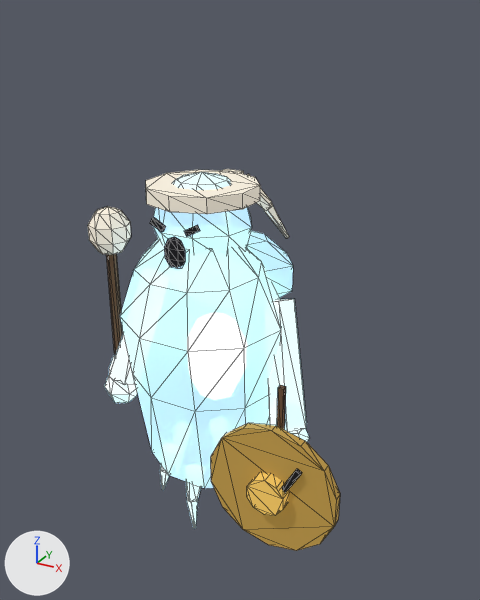
Renders of the glTF model assets3d/souls/soul_elite_fresh.glb from each side of a commit.
One viewpoint serves both versions: a 50 mm camera at (1.6, -2.66, 2.66) aimed at (0.15, -0.01, 1.34). Arrows for +X, +Y and +Z are at lower left; the lights stay in place. The older version comes first. Mesh edges are drawn as thin lines. Vertices at exactly the same position are counted once.

Objects in the first picture: 'soul_elite_fresh_part0', 'soul_elite_fresh_part2', 'soul_elite_fresh_part3', 'soul_elite_fresh_part4', 'soul_elite_fresh_part5', 'soul_elite_fresh_part6', 'soul_elite_fresh_part7'.
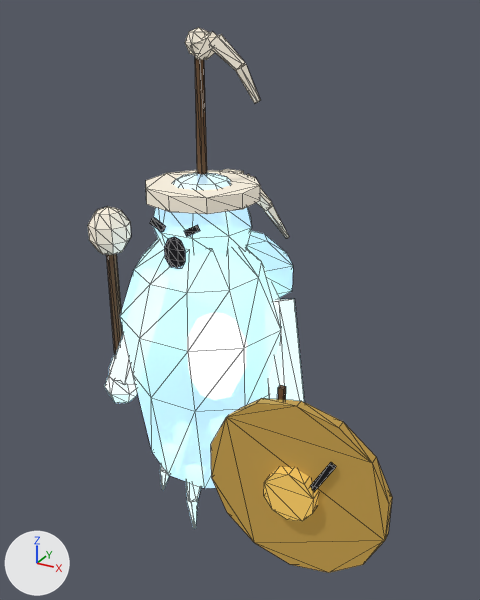
Location of each change, [x1, y1, x2, y2] in pixels of the pictures (480 x 600 px; the box of a moved part takes in the faces that stretch with it):
'soul_elite_fresh_part6', moved, rescaled (40% wider, 38% taller)
    before: [211, 423, 340, 550]
    after: [211, 398, 392, 573]
'soul_elite_fresh_part3', reshaped (163% taller)
    before: [88, 169, 289, 255]
    after: [88, 27, 289, 255]
'soul_elite_fresh_part7', moved, rescaled (31% wider, 28% taller)
    before: [247, 473, 288, 515]
    after: [264, 467, 318, 521]
'soul_elite_fresh_part5', reshaped (mostly hidden)
    before: [106, 254, 286, 429]
    after: [106, 57, 286, 400]
'soul_elite_fresh_part2', reshaped (22% wider)
    before: [150, 217, 302, 493]
    after: [150, 217, 336, 492]
part 1 of me_soul_elite_fresh_2, moved or reshaped
    before: [282, 469, 302, 493]
    after: [310, 462, 336, 492]
part 2 of me_soul_elite_fresh_3, added
    after: [185, 27, 209, 56]
part 3 of me_soul_elite_fresh_3, added
    after: [194, 32, 260, 103]
part 4 of me_soul_elite_fresh_5, added (brown)
    after: [195, 57, 207, 175]

The change, as a diff of the scene's bpy script:
```diff
--- a/assets3d/souls/soul_elite_fresh.glb.py
+++ b/assets3d/souls/soul_elite_fresh.glb.py
@@ me_soul_elite_fresh_2 @@
-me_soul_elite_fresh_2.from_pydata(...)  # 54 vertices, 92 faces; spans x -0.127..0.665, y -0.38..-0.321, z 0.461..1.809
+me_soul_elite_fresh_2.from_pydata(...)  # 54 vertices, 92 faces; spans x -0.127..0.824, y -0.38..-0.321, z 0.486..1.809
+# me_soul_elite_fresh_2 part 1
+for i in [46, 48, 50, 52]: me_soul_elite_fresh_2.vertices[i].co += Vector((0.121, 0.0, 0.025))
+for i in [47, 49, 51, 53]: me_soul_elite_fresh_2.vertices[i].co += Vector((0.159, 0.0, 0.095))
 me_soul_elite_fresh_2.materials.append(mat_m_face)
@@ me_soul_elite_fresh_3 @@
-me_soul_elite_fresh_3.from_pydata(...)  # 102 vertices, 176 faces; spans x -0.615..0.257, y -0.37..0.468, z 1.494..1.93
+me_soul_elite_fresh_3.from_pydata(...)  # 152 vertices, 260 faces; spans x -0.615..0.273, y -0.37..0.468, z 1.494..2.59
+# me_soul_elite_fresh_3 part 2: a new loose piece, a UV sphere (6 segments, 4 rings, poles along z) spanning x -0.052..0.052, y -0.16..-0.04, z 2.47..2.59, in mat_m__d8d0c0_glow (pale yellow #d9d1c1, glowing grey #908a7f)
+# me_soul_elite_fresh_3 part 3: 30 vertices added at x -0.018..0.273, y -0.156..-0.046, z 2.293..2.575
 me_soul_elite_fresh_3.materials.append(mat_m__d8d0c0_glow)
@@ me_soul_elite_fresh_5 @@
-me_soul_elite_fresh_5.from_pydata(...)  # 20 vertices, 32 faces; spans x -0.536..0.515, y -0.265..-0.14, z 0.66..1.61
+me_soul_elite_fresh_5.from_pydata(...)  # 30 vertices, 48 faces; spans x -0.536..0.515, y -0.265..-0.075, z 0.66..2.52
+# me_soul_elite_fresh_5 part 4: a new loose piece, a 5-sided cut cone along z (radius 0.025 at the low end, 0.02 at the high end) spanning x -0.024..0.024, y -0.12..-0.075, z 1.9..2.52, in mat_m__6b4f36 (brown #6b4e33)
 me_soul_elite_fresh_5.materials.append(mat_m__6b4f36)
@@ me_soul_elite_fresh_6 @@
-me_soul_elite_fresh_6.from_pydata(...)  # 28 vertices, 52 faces; spans x 0.169..0.831, y -0.35..-0.3, z 0.21..0.89
+me_soul_elite_fresh_6.from_pydata(...)  # 28 vertices, 52 faces; spans x 0.172..1.068, y -0.35..-0.3, z 0.14..1.06
+# me_soul_elite_fresh_6 part 5: the whole mesh is scaled about its middle by (1.35, 1, 1.35), then moved by (0.12, 0.0, 0.05)
 me_soul_elite_fresh_6.materials.append(mat_m__9a7b3a_glow)
@@ me_soul_elite_fresh_7 @@
-me_soul_elite_fresh_7.from_pydata(...)  # 20 vertices, 36 faces; spans x 0.405..0.595, y -0.41..-0.33, z 0.45..0.65
+me_soul_elite_fresh_7.from_pydata(...)  # 20 vertices, 36 faces; spans x 0.496..0.744, y -0.41..-0.33, z 0.47..0.73
+# me_soul_elite_fresh_7 part 6: the whole mesh is scaled about its middle by (1.3, 1, 1.3), then moved by (0.12, 0.0, 0.05)
 me_soul_elite_fresh_7.materials.append(mat_m__c9a24e_glow)
```
